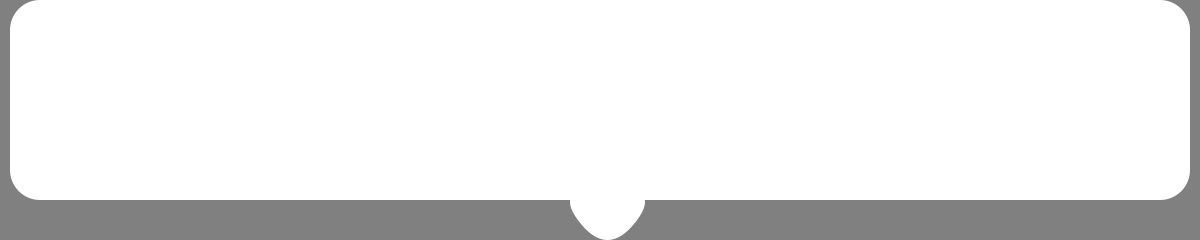
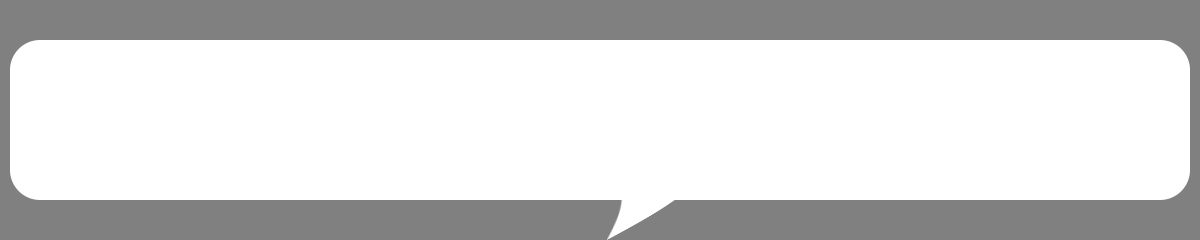
Two versions of the same layered image (w=1200, h=240). Layer-by-layer changes:
added layer "Polígono 2" above "Polígono 1" over left=606, top=200, right=675, bottom=240
hid "Polígono 1" over left=570, top=200, right=645, bottom=240
painted on "Retângulo Arredondado 1" over left=10, top=0, right=1190, bottom=69
